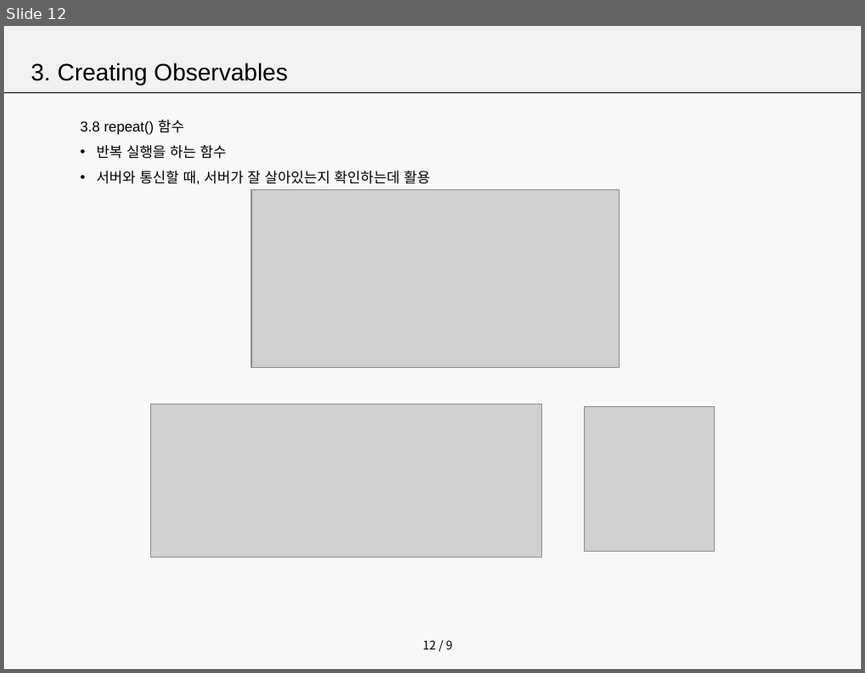
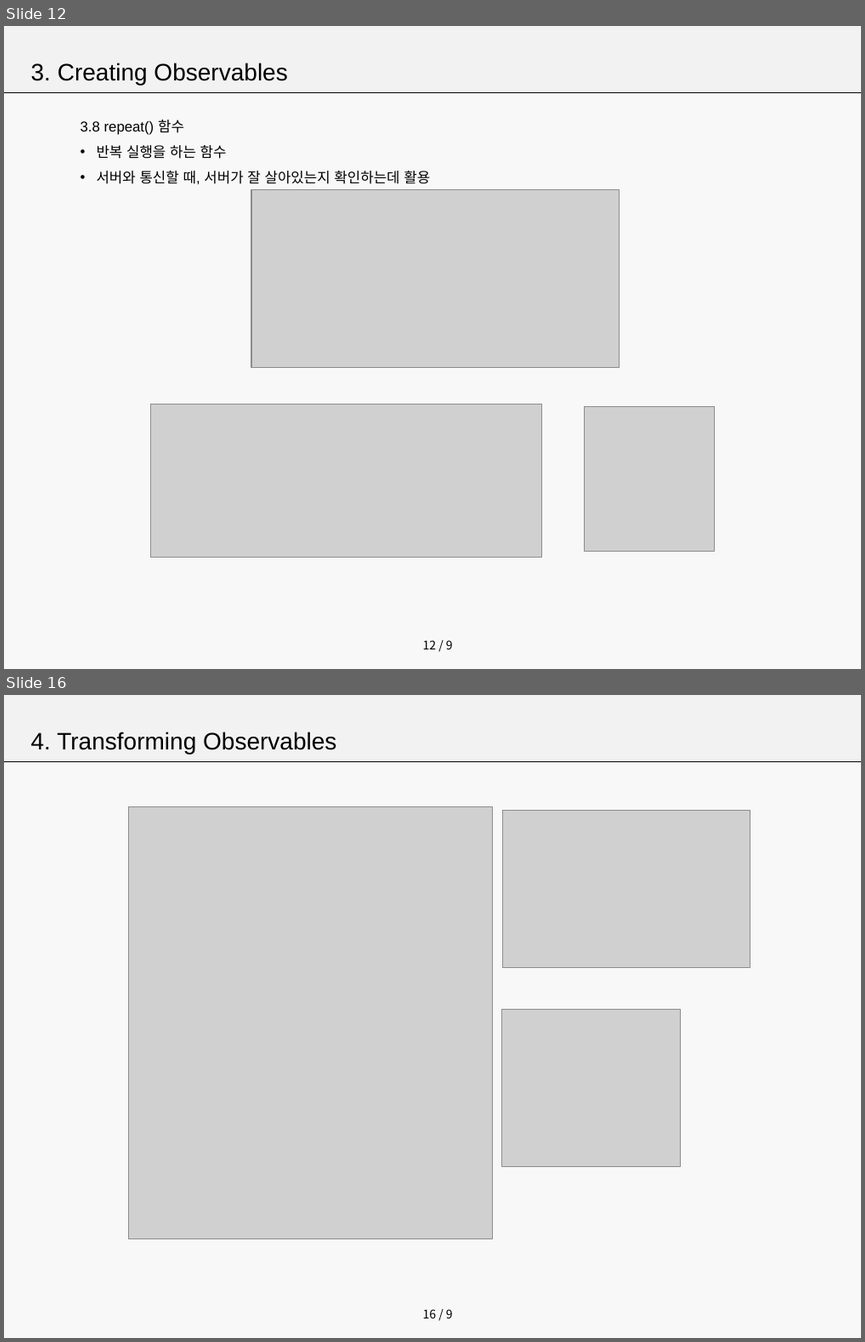
Before and after one commit to seoyoon630/RxDemo, a slide deck: RxJava.pptx. Shown one above the other, each under a label of ours: slide 12 before the commit, slides 12 and 16 after it; the slides between them are not shown. The pictures are 865x673 and 865x1342 pixels, drawn with LibreOffice and Linux fonts; fonts in the diff are those of the drawing; grey boxes stand for pictures. Boxes give left, top, right and bottom in pixels: in the first picture for what was removed or moved away, otherwise in the second. Text is boxed around its words. In the diff, an @@ line names an element or a change of style, - is before the commit and + after.

```diff
--- a/RxJava.pptx
+++ b/RxJava.pptx
@@ slide 16 added at [4, 695, 861, 1338], background #F2F2F2 at 50% opacity; not listed: 3 template elements that a slide beside it also shows @@
@@ text added at [31, 732, 336, 754], 20 pt, text #000000 @@
+4. Transforming Observables
@@ picture added at [129, 807, 493, 1239] @@
@@ picture added at [503, 810, 750, 967] @@
@@ picture added at [502, 1009, 680, 1165] @@
```
Also in this commit, not shown: 8 other slides added, 2 slides removed, 7 other files.
